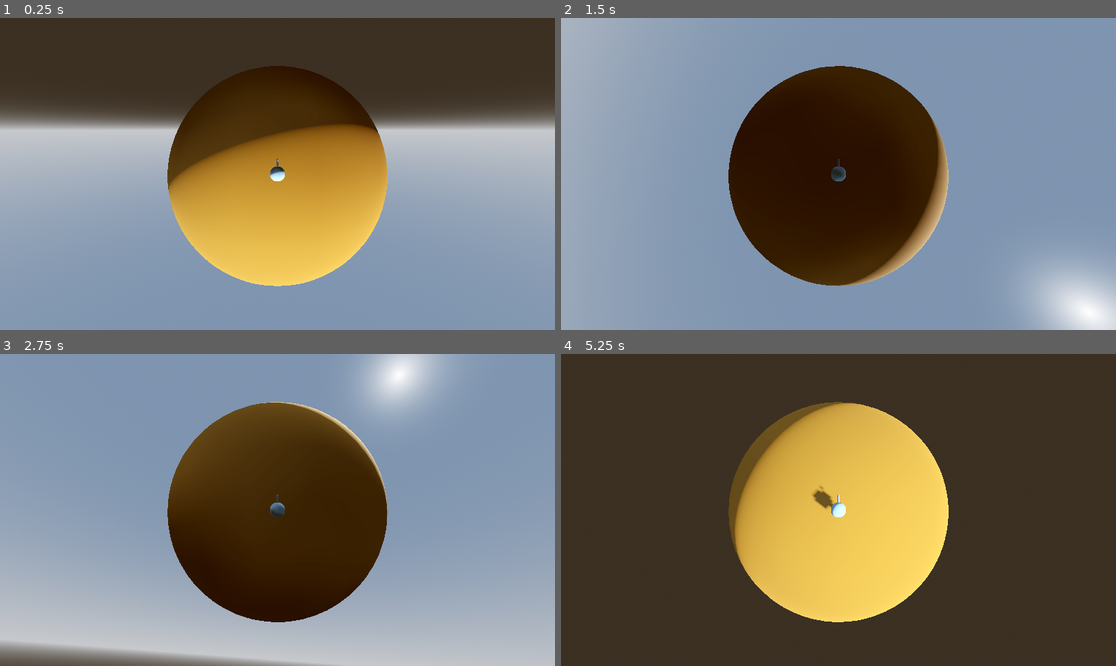
Above: before the commit, frames 1-4 (two rows, left to right).
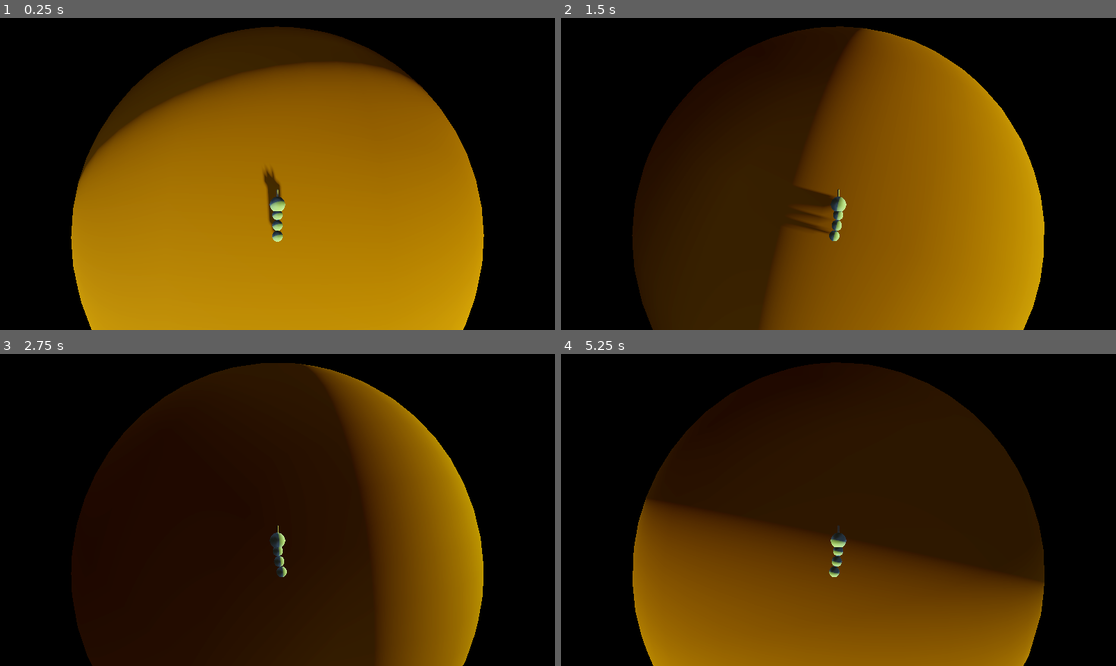
Above: after the commit, the same moments.

Repository: luxgile/gd_snake
Game: Godot game, scene res://scenes/game.tscn
Same seed, same stepped clock (60 frames per second), same inputs: the game is played once before the commit and once after it.
Inputs:
- Up to frame 1 (0.25 s): no input
- Up to frame 2 (1.5 s): hold D (rotate_right) 0.53-1.28 s; hold A (rotate_left) from 1.28 s (still down)
- Up to frame 3 (2.75 s): release A (rotate_left) at 2.03 s; hold D (rotate_right) from 2.03 s (still down)
- Up to frame 4 (5.25 s): release D (rotate_right) at 3.53 s; hold A (rotate_left) from 3.53 s (still down)

The runs differ from the first frame. In frame 1, 99% of the frame differs, in the area x 0-100%, y 0-100%; in frame 2, 93%; in frame 3, 88%; in frame 4, 100%.

Commit message:
Added snake parts, food and food gen

Diff:
--- a/project.godot
+++ b/project.godot
@@ -15,6 +15,10 @@
 config/features=PackedStringArray("4.1", "Forward Plus")
 config/icon="res://icon.svg"
 
+[display]
+
+window/size/always_on_top=true
+
 [input]
 
 rotate_left={
--- /dev/null
+++ b/scenes/food.tscn
@@ -0,0 +1,26 @@
+[gd_scene load_steps=5 format=3 uid="uid://dvuaagoa7ojjp"]
+
+[ext_resource type="Script" path="res://src/food.gd" id="1_5jbp2"]
+
+[sub_resource type="StandardMaterial3D" id="StandardMaterial3D_adby0"]
+albedo_color = Color(0.859056, 0.531408, 0.985458, 1)
+emission_enabled = true
+emission = Color(0.858824, 0.533333, 0.984314, 1)
+emission_energy_multiplier = 20.0
+
+[sub_resource type="SphereMesh" id="SphereMesh_hov6d"]
+material = SubResource("StandardMaterial3D_adby0")
+
+[sub_resource type="SphereShape3D" id="SphereShape3D_6a305"]
+radius = 0.292764
+
+[node name="food" type="StaticBody3D"]
+transform = Transform3D(1, 0, 0, 0, 1, 0, 0, 0, 1, 0, 8.92188, -24.0878)
+script = ExtResource("1_5jbp2")
+
+[node name="MeshInstance3D" type="MeshInstance3D" parent="."]
+transform = Transform3D(0.3, 0, 0, 0, 0.3, 0, 0, 0, 0.3, 0, 0, 0)
+mesh = SubResource("SphereMesh_hov6d")
+
+[node name="CollisionShape3D" type="CollisionShape3D" parent="."]
+shape = SubResource("SphereShape3D_6a305")
--- a/scenes/game.tscn
+++ b/scenes/game.tscn
@@ -1,8 +1,10 @@
-[gd_scene load_steps=9 format=3 uid="uid://ban4e5blhjue6"]
+[gd_scene load_steps=11 format=3 uid="uid://ban4e5blhjue6"]
 
 [ext_resource type="PackedScene" uid="uid://deq23dblkhoqc" path="res://scenes/snake.tscn" id="1_a2gub"]
+[ext_resource type="Script" path="res://src/food_generator.gd" id="1_e42v8"]
 [ext_resource type="Script" path="res://src/camera.gd" id="2_3g7ar"]
 [ext_resource type="Script" path="res://src/world.gd" id="3_wcrvl"]
+[ext_resource type="PackedScene" uid="uid://dvuaagoa7ojjp" path="res://scenes/food.tscn" id="4_vk0ks"]
 
 [sub_resource type="ProceduralSkyMaterial" id="ProceduralSkyMaterial_eslam"]
 sky_horizon_color = Color(0.64625, 0.65575, 0.67075, 1)
@@ -12,10 +14,14 @@
 sky_material = SubResource("ProceduralSkyMaterial_eslam")
 
 [sub_resource type="Environment" id="Environment_hmlkr"]
-background_mode = 2
+background_mode = 1
 sky = SubResource("Sky_ytmuu")
+ambient_light_source = 3
+ambient_light_sky_contribution = 0.7
+ambient_light_energy = 6.56
 tonemap_mode = 2
 glow_enabled = true
+glow_blend_mode = 1
 
 [sub_resource type="StandardMaterial3D" id="StandardMaterial3D_8la32"]
 albedo_color = Color(0.635294, 0.443137, 0.137255, 1)
@@ -25,21 +31,28 @@
 
 [node name="game" type="Node3D"]
 
+[node name="food_spawner" type="Node" parent="." node_paths=PackedStringArray("planet")]
+script = ExtResource("1_e42v8")
+planet = NodePath("../world")
+s_food = ExtResource("4_vk0ks")
+
 [node name="snake" parent="." node_paths=PackedStringArray("world") instance=ExtResource("1_a2gub")]
-transform = Transform3D(1, 4.37114e-08, -1.64203e-15, 7.9114e-15, -8.74228e-08, 1, 4.37114e-08, -1, -8.74228e-08, 0, 0, -10.4663)
+transform = Transform3D(0.999979, -0.00144312, 0.0063773, 0.00637425, -0.00211577, -0.999978, 0.00145659, 0.999997, -0.00210652, 0.0214922, 0.0315097, -25.4186)
+starting_parts = 3
 world = NodePath("../world")
-height_offset = 1.0
 
 [node name="camera" type="Camera3D" parent="." node_paths=PackedStringArray("target")]
 transform = Transform3D(-0.848988, 0.162392, -0.50284, 0, 0.951606, 0.307321, 0.528412, 0.260912, -0.807902, -10.452, 4.47554, -16.2382)
 script = ExtResource("2_3g7ar")
 target = NodePath("../snake")
 distance = 10.0
+predict_target = 9.0
 
 [node name="light & env" type="Node3D" parent="."]
 
 [node name="DirectionalLight3D" type="DirectionalLight3D" parent="light & env"]
-transform = Transform3D(-0.866025, -0.433013, 0.25, 0, 0.5, 0.866025, -0.5, 0.75, -0.433013, 0, 0, 0)
+transform = Transform3D(-0.866025, -0.433013, 0.25, 0, 0.5, 0.866025, -0.5, 0.75, -0.433013, -0.159742, -3.8147e-06, 0.257133)
+light_color = Color(0.756863, 0.745098, 0, 1)
 shadow_enabled = true
 
 [node name="WorldEnvironment" type="WorldEnvironment" parent="light & env"]
@@ -47,8 +60,8 @@
 
 [node name="world" type="Node3D" parent="."]
 script = ExtResource("3_wcrvl")
-radius = 10.0
+radius = 25.0
 
 [node name="MeshInstance3D" type="MeshInstance3D" parent="world"]
-transform = Transform3D(20, 0, 0, 0, 20, 0, 0, 0, 20, 0, 0, 0)
+transform = Transform3D(50, 0, 0, 0, 50, 0, 0, 0, 50, 0, 0, 0)
 mesh = SubResource("SphereMesh_gwjjg")
--- a/scenes/snake.tscn
+++ b/scenes/snake.tscn
@@ -1,6 +1,12 @@
-[gd_scene load_steps=6 format=3 uid="uid://deq23dblkhoqc"]
+[gd_scene load_steps=10 format=3 uid="uid://deq23dblkhoqc"]
 
 [ext_resource type="Script" path="res://src/snake.gd" id="1_2xa8c"]
+[ext_resource type="Script" path="res://src/position_cacher.gd" id="2_gh030"]
+[ext_resource type="PackedScene" uid="uid://8yusoumx1suf" path="res://scenes/snake_part.tscn" id="2_ja1wh"]
+[ext_resource type="Script" path="res://src/food_eater.gd" id="4_k57yk"]
+
+[sub_resource type="SphereShape3D" id="SphereShape3D_smroy"]
+radius = 0.260738
 
 [sub_resource type="StandardMaterial3D" id="StandardMaterial3D_v21m4"]
 albedo_color = Color(0.556863, 0.709804, 0.823529, 1)
@@ -8,21 +14,45 @@
 [sub_resource type="SphereMesh" id="SphereMesh_vwf07"]
 material = SubResource("StandardMaterial3D_v21m4")
 
-[sub_resource type="SphereShape3D" id="SphereShape3D_smroy"]
-radius = 0.402979
-
 [sub_resource type="CapsuleMesh" id="CapsuleMesh_6b1v5"]
 
-[node name="sneak" type="CharacterBody3D"]
+[sub_resource type="BoxShape3D" id="BoxShape3D_ve38m"]
+size = Vector3(0.903836, 0.590309, 0.81878)
+
+[node name="snake" type="CharacterBody3D" node_paths=PackedStringArray("position_cacher")]
 script = ExtResource("1_2xa8c")
-
-[node name="MeshInstance3D" type="MeshInstance3D" parent="."]
-transform = Transform3D(0.75, 0, 0, 0, 0.75, 0, 0, 0, 0.75, 0, 0, 0)
-mesh = SubResource("SphereMesh_vwf07")
+s_snake_part = ExtResource("2_ja1wh")
+starting_parts = 1
+position_cacher = NodePath("pos_cacher")
+height_offset = 0.5
+rot_speed = 2.0
 
 [node name="CollisionShape3D" type="CollisionShape3D" parent="."]
 shape = SubResource("SphereShape3D_smroy")
 
-[node name="MeshInstance3D2" type="MeshInstance3D" parent="."]
+[node name="graphics" type="Node3D" parent="."]
+
+[node name="MeshInstance3D" type="MeshInstance3D" parent="graphics"]
+transform = Transform3D(0.75, 0, 0, 0, 0.75, 0, 0, 0, 0.75, 0, 0, 0)
+mesh = SubResource("SphereMesh_vwf07")
+skeleton = NodePath("../..")
+
+[node name="MeshInstance3D2" type="MeshInstance3D" parent="graphics"]
 transform = Transform3D(1.71962e-16, 9.75285e-09, 0.09, 0.09, -9.75285e-09, 0, 3.93403e-09, 0.223119, -3.93403e-09, 0, 0, -0.54828)
 mesh = SubResource("CapsuleMesh_6b1v5")
+skeleton = NodePath("../..")
+
+[node name="pos_cacher" type="Node" parent="." node_paths=PackedStringArray("target")]
+script = ExtResource("2_gh030")
+target = NodePath("..")
+
+[node name="food_eater" type="Node3D" parent="." node_paths=PackedStringArray("snake", "area")]
+script = ExtResource("4_k57yk")
+snake = NodePath("..")
+area = NodePath("area")
+
+[node name="area" type="Area3D" parent="food_eater"]
+
+[node name="CollisionShape3D" type="CollisionShape3D" parent="food_eater/area"]
+transform = Transform3D(1, 0, 0, 0, 1, 0, 0, 0, 1, 0, 0, -0.727165)
+shape = SubResource("BoxShape3D_ve38m")
--- /dev/null
+++ b/scenes/snake_part.tscn
@@ -0,0 +1,27 @@
+[gd_scene load_steps=5 format=3 uid="uid://8yusoumx1suf"]
+
+[ext_resource type="Script" path="res://src/snake_part.gd" id="1_3ypn0"]
+[ext_resource type="Script" path="res://src/position_cacher.gd" id="2_6iom5"]
+
+[sub_resource type="StandardMaterial3D" id="StandardMaterial3D_v21m4"]
+albedo_color = Color(0.556863, 0.709804, 0.823529, 1)
+
+[sub_resource type="SphereMesh" id="SphereMesh_vwf07"]
+material = SubResource("StandardMaterial3D_v21m4")
+
+[node name="snake_part" type="Node3D" node_paths=PackedStringArray("pos_cacher")]
+transform = Transform3D(1, 4.37114e-08, -1.64203e-15, 7.9114e-15, -8.74228e-08, 1, 4.37114e-08, -1, -8.74228e-08, -1.07246e-15, 0.653129, -10.4663)
+script = ExtResource("1_3ypn0")
+delay_position = 4
+pos_cacher = NodePath("pos_cacher")
+
+[node name="graphics" type="Node3D" parent="."]
+
+[node name="MeshInstance3D" type="MeshInstance3D" parent="graphics"]
+transform = Transform3D(0.5, 0, 0, 0, 0.5, 0, 0, 0, 0.5, 0, 0, 0)
+mesh = SubResource("SphereMesh_vwf07")
+skeleton = NodePath("../..")
+
+[node name="pos_cacher" type="Node" parent="." node_paths=PackedStringArray("target")]
+script = ExtResource("2_6iom5")
+target = NodePath("..")
--- a/src/camera.gd
+++ b/src/camera.gd
@@ -2,8 +2,13 @@
 
 @export var target: Node3D
 @export var distance: float
+@export var predict_target: float
+
+var last_target_pos: Vector3
 
 func _process(delta: float) -> void:
 	position = target.position + target.transform.basis.y * distance
-	look_at(target.position, -target.transform.basis.z)
+	var prediction = target.position + (position - last_target_pos).normalized() * predict_target
+	look_at(prediction, -target.transform.basis.z)
+	last_target_pos = target.position
 	pass
--- /dev/null
+++ b/src/food.gd
@@ -0,0 +1,11 @@
+extends StaticBody3D
+class_name Food
+
+signal food_eaten
+
+@export var food_value: int = 1
+
+func eat_food() -> void:
+	food_eaten.emit()
+	queue_free()
+	pass
--- /dev/null
+++ b/src/food_eater.gd
@@ -0,0 +1,19 @@
+extends Node3D
+class_name FoodEater
+
+@export var snake: Snake
+@export var area: Area3D
+
+func _ready() -> void:
+	area.body_entered.connect(_body_entered)
+	pass
+
+
+func _body_entered(node: Node3D):
+	print(node)
+	if node is Food:
+		var food: Food = node
+		for i in food.food_value:
+			snake.spawn_new_part()
+		food.eat_food()
+	pass
--- /dev/null
+++ b/src/food_generator.gd
@@ -0,0 +1,26 @@
+extends Node
+class_name FoodGenerator
+
+@export var planet: World
+@export var s_food: PackedScene
+@export var max_food: int = 5
+
+var current_food: Array[Food] = []
+
+
+func _process(delta: float) -> void:
+
+	while current_food.size() <= max_food:
+		var spawn_point = _random_planet_point()
+		var instanced_food = s_food.instantiate()
+		if instanced_food is Food:
+			var food: Food = instanced_food
+			food.position = spawn_point
+			current_food.push_back(food)
+			food.food_eaten.connect(func(): current_food.erase(food))
+			add_child(food)
+	pass
+
+func _random_planet_point() -> Vector3:
+	var rnd_dir = RandomUtils.rand_sphere()
+	return rnd_dir * planet.radius
--- /dev/null
+++ b/src/position_cacher.gd
@@ -0,0 +1,30 @@
+extends Node
+class_name PositionCacher
+
+@export var target: Node3D
+@export var frames_to_cache: int = 200
+
+var cached_positions: Array[Vector3] = []
+
+func _process(delta: float) -> void:
+	cached_positions.push_back(target.position)
+
+	while cached_positions.size() > frames_to_cache:
+		cached_positions.pop_front()
+
+	pass
+
+
+func get_position_delayed(frames_delayed: int) -> Vector3:
+	if frames_delayed > frames_to_cache:
+		print("Warning: Tried to get a position out of memory cache. Returning last cached position.")
+		return cached_positions[0]
+	return 	cached_positions[frames_to_cache - frames_delayed]
+
+func fill_empty(delta: Vector3):
+	var size_to_fill = frames_to_cache - cached_positions.size()
+	var curr_delta = delta
+	for i in size_to_fill:
+		cached_positions.push_back(curr_delta)
+		curr_delta += delta
+	pass
--- a/src/snake.gd
+++ b/src/snake.gd
@@ -1,21 +1,35 @@
 extends CharacterBody3D
+class_name Snake
 
+@export var s_snake_part: PackedScene
+@export var starting_parts: int
 @export var world: World
+@export var position_cacher: PositionCacher
+@export var food_eater: Area3D
 @export var height_offset: float
 @export var speed: float = 10
 @export var rot_speed: float = 1
+
+var parts: Array[SnakePart] = []
+
+func _ready() -> void:
+	position_cacher.fill_empty(transform.basis.z * 0.2)
+
+	for i in starting_parts:
+		spawn_new_part()
+	pass
 
 # Called every frame. 'delta' is the elapsed time since the previous frame.
 func _process(delta: float) -> void:
 	var up = (position - world.position).normalized()
 	position = world.position + up * (world.radius + height_offset)
 
-	var rotation = 0
+	var delta_rotation = 0
 	if Input.is_action_pressed("rotate_left"):
-		rotation += rot_speed
+		delta_rotation += rot_speed
 	if Input.is_action_pressed("rotate_right"):
-		rotation -= rot_speed
-	rotate(up, rotation * delta)
+		delta_rotation -= rot_speed
+	rotate(up, delta_rotation * delta)
 
 	var forward = -transform.basis.z.normalized()
 	move_and_collide(forward * speed * delta)
@@ -24,3 +38,16 @@
 	var target = position + forward
 	look_at(target, up)
 	pass
+
+
+func spawn_new_part():
+	var new_part = s_snake_part.instantiate()
+	if new_part is SnakePart:
+		var snake_part: SnakePart = new_part
+		if parts.size() == 0:
+			snake_part.parent_pos_cacher = position_cacher
+		else:
+			snake_part.parent_pos_cacher = parts[-1].pos_cacher
+		parts.push_back(snake_part)
+		get_parent().add_child.call_deferred(snake_part)
+	pass
--- /dev/null
+++ b/src/snake_part.gd
@@ -0,0 +1,16 @@
+extends Node3D
+class_name SnakePart
+
+@export var delay_position: int = 15
+@export var pos_cacher: PositionCacher
+
+var parent_pos_cacher: PositionCacher
+
+
+func _ready() -> void:
+	pos_cacher.fill_empty(transform.basis.z * 0.2)
+	pass
+
+func _process(delta: float) -> void:
+	position = parent_pos_cacher.get_position_delayed(delay_position)
+	pass
--- /dev/null
+++ b/src/utils/random_utils.gd
@@ -0,0 +1,12 @@
+class_name RandomUtils
+
+# Returns 0, 1
+static func rand_abs() -> float:
+	return randf()
+
+# Returns -1, 1
+static func rand_real() -> float:
+	return (rand_abs() - 0.5) * 2.0
+
+static func rand_sphere() -> Vector3:
+	return Vector3(rand_real(), rand_real(), rand_real()).normalized()
